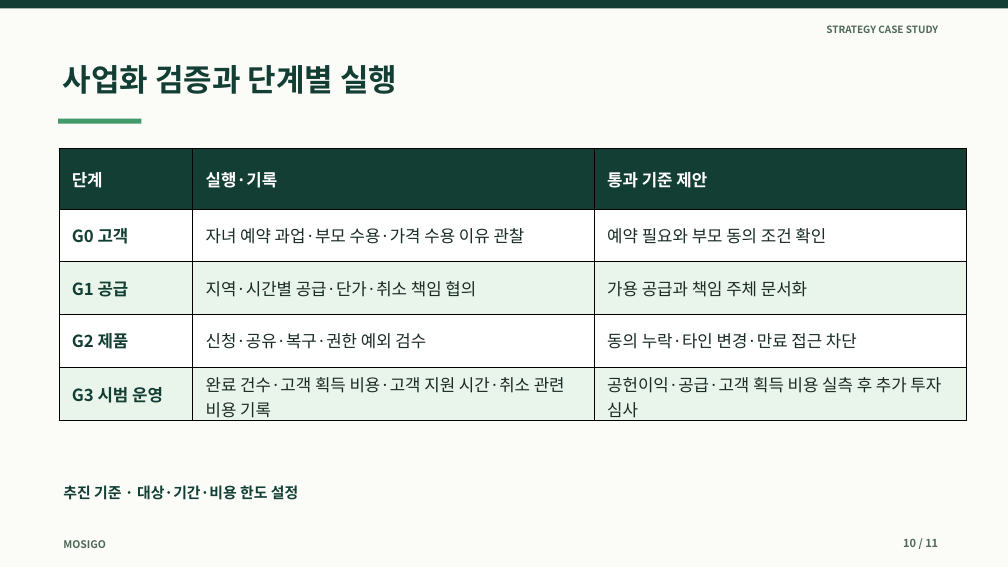
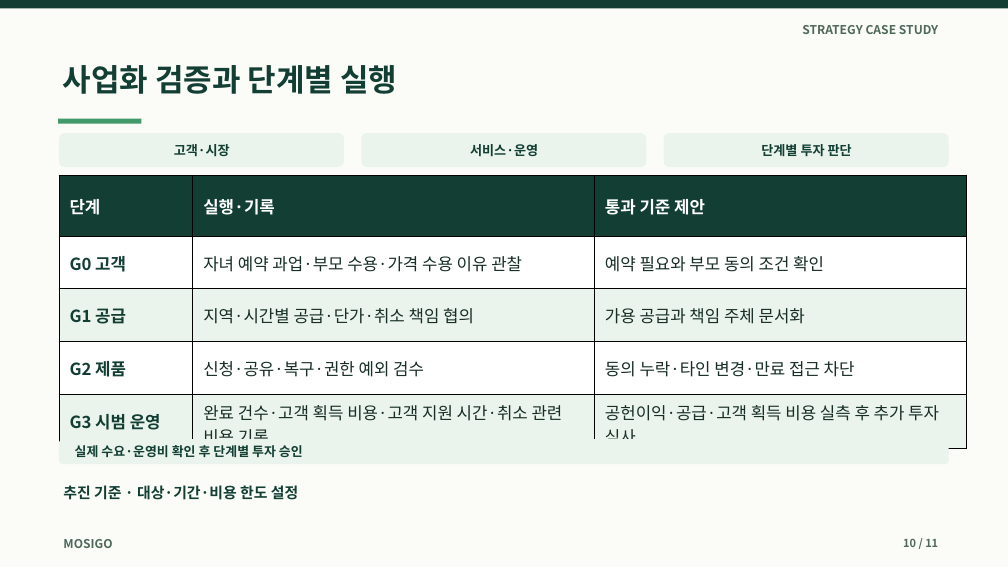
Before and after one commit to dohyunkimmm/mosigo-case-study, a slide deck: slide 10 of downloads/mosigo_report.pptx. Drawn at 1008x567 pixels with LibreOffice and Linux fonts; fonts in the diff are those of the drawing. Boxes give left, top, right and bottom in pixels: in the first picture for what was removed or moved away, otherwise in the second. Text is boxed around its words. In the diff, an @@ line names an element or a change of style, - is before the commit and + after.

Commit message:
design: MOSIGO Case Study 본문·발표자료·문서 QA 개선
* style: improve MOSIGO readability and mobile document controls

* content: use clear scenario terminology and clarify estimates without overstating outcomes

* content: adopt neutral scenario and planning language in MOSIGO materials

* content: adopt neutral scenario and planning language in MOSIGO materials

* design: modernize MOSIGO 11-slide editable presentation and scenario labels

* ci: preserve reviewed MOSIGO editable slide visuals during preview regeneration

* content: harmonize MOSIGO IR wording while retaining recorded figures and layouts

* fix: normalize MOSIGO visual slide text fonts for PDF and QA

* test: align MOSIGO smoke with scenario labels

* test: support refreshed MOSIGO source and generated PDF slide wording

* copy: refine scenario terminology for natural Korean reading

* copy: refine scenario terminology for natural Korean reading

* fix: remove duplicated Korean label in MOSIGO business scenario controls

```diff
--- a/downloads/mosigo_report.pptx
+++ b/downloads/mosigo_report.pptx
@@ text "STRATEGY CASE STUDY" at bbox=[802, 25, 938, 34]: size 9.5 to 11.5 pt @@
@@ rounded rectangle added at bbox=[59, 133, 344, 167], fill #EAF4EC @@
@@ text added at bbox=[174, 144, 230, 156], 12.5 pt, text #123E33, bold @@
+고객·시장
@@ rounded rectangle added at bbox=[361, 133, 647, 167], fill #EAF4EC @@
@@ text added at bbox=[470, 144, 538, 156], 12.5 pt, text #123E33, bold @@
+서비스·운영
@@ rounded rectangle added at bbox=[664, 133, 949, 167], fill #EAF4EC @@
@@ text added at bbox=[761, 144, 852, 156], 12.5 pt, text #123E33, bold @@
+단계별 투자 판단
@@ table at bbox=[59, 175, 966, 452] @@
@@ fill #E9F4EB to #EAF4EC in 6 cells @@
@@ text colour #192C25 to #172E25 in "자녀 예약 과업·부모 수용·가격 수용 이유 관찰", "예약 필요와 부모 동의 조건 확인", "지역·시간별 공급·단가·취소 책임 협의", "가용 공급과 책임 주체 문서화" and 4 more places @@
@@ table: place and size @@
-table at bbox=[59, 148, 966, 425]
+table at bbox=[59, 175, 966, 452]
@@ rounded rectangle added at bbox=[59, 439, 949, 464], fill #EAF4EC @@
@@ text added at bbox=[75, 445, 303, 457], 12.3 pt, text #123E33, bold @@
+실제 수요·운영비 확인 후 단계별 투자 승인
@@ text "MOSIGO" at bbox=[63, 539, 112, 548]: size 10 to 11.5 pt @@
```
Also in this commit, not shown: 10 other slides changed, 8 other files.
